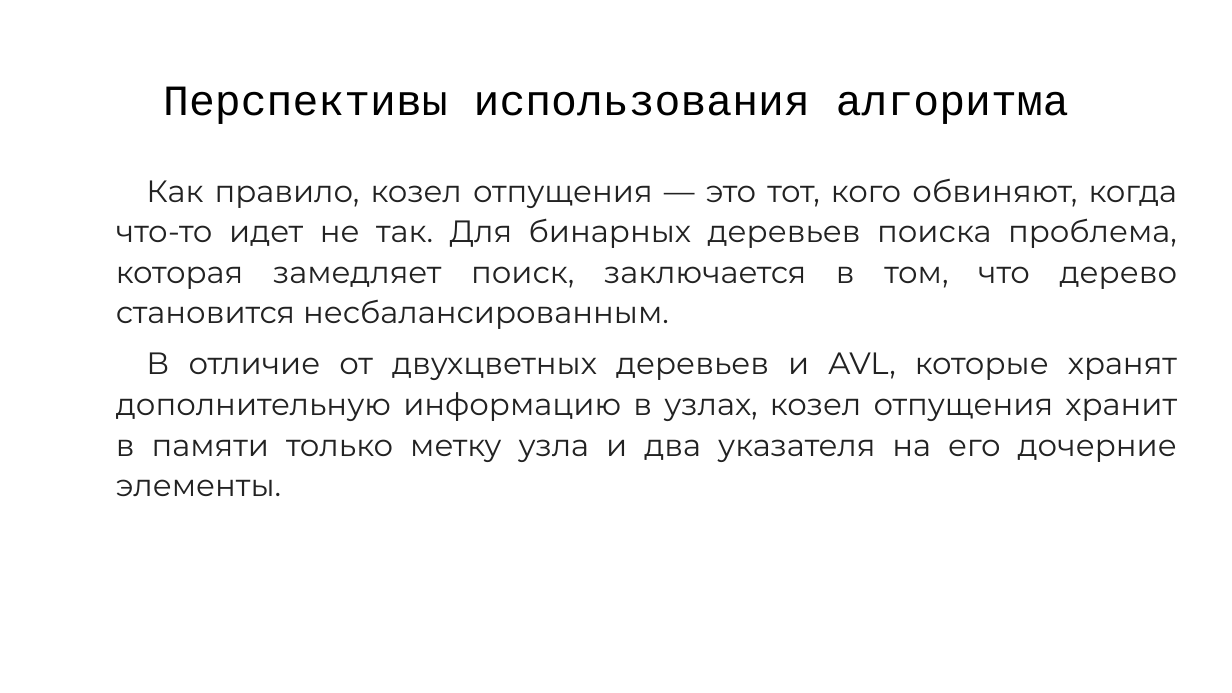
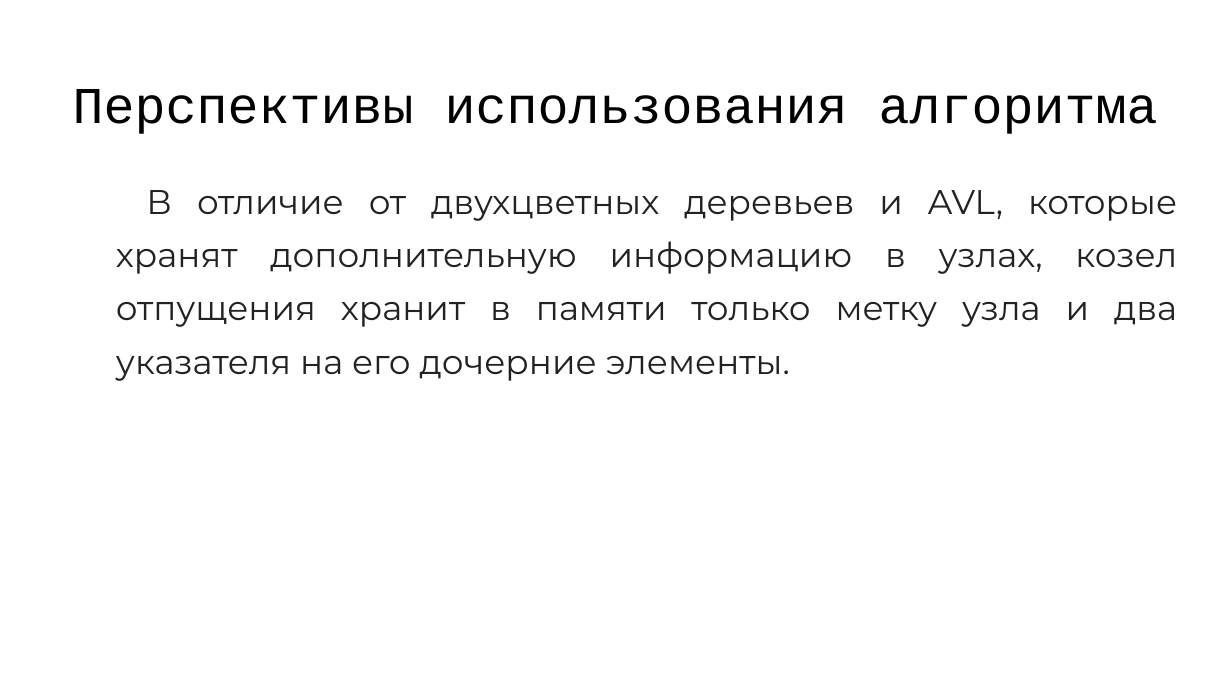
Before and after one commit to Flnchkv/ScapeGoat_Three, a slide deck: slide 6 of ScapeGoat Three.pptx. Drawn at 1232x693 pixels with LibreOffice and Linux fonts; fonts in the diff are those of the drawing. Boxes give left, top, right and bottom in pixels: in the first picture for what was removed or moved away, otherwise in the second. Text is boxed around its words. In the diff, an @@ line names an element or a change of style, - is before the commit and + after.

```diff
--- a/ScapeGoat Three.pptx
+++ b/ScapeGoat Three.pptx
@@ title "Перспективы использования алгоритма" at (73,89,1158,134): size 25.2 to 30.2 pt @@
@@ text "В отличие от двухцветных деревьев ..." at (116,190,1177,381): size 18 to 20 pt; line spacing 1.1 to 1.3 @@
@@ text at (116,178,1178,329): paragraph removed @@
-Как правило, козел отпущения — это тот, кого обвиняют, когда что-то идет не так. Для бинарных деревьев поиска проблема, которая замедляет поиск, заключается в том, что дерево становится несбалансированным.
```
Also in this commit, not shown: 8 other slides changed, 2 slides added, 2 other files.
